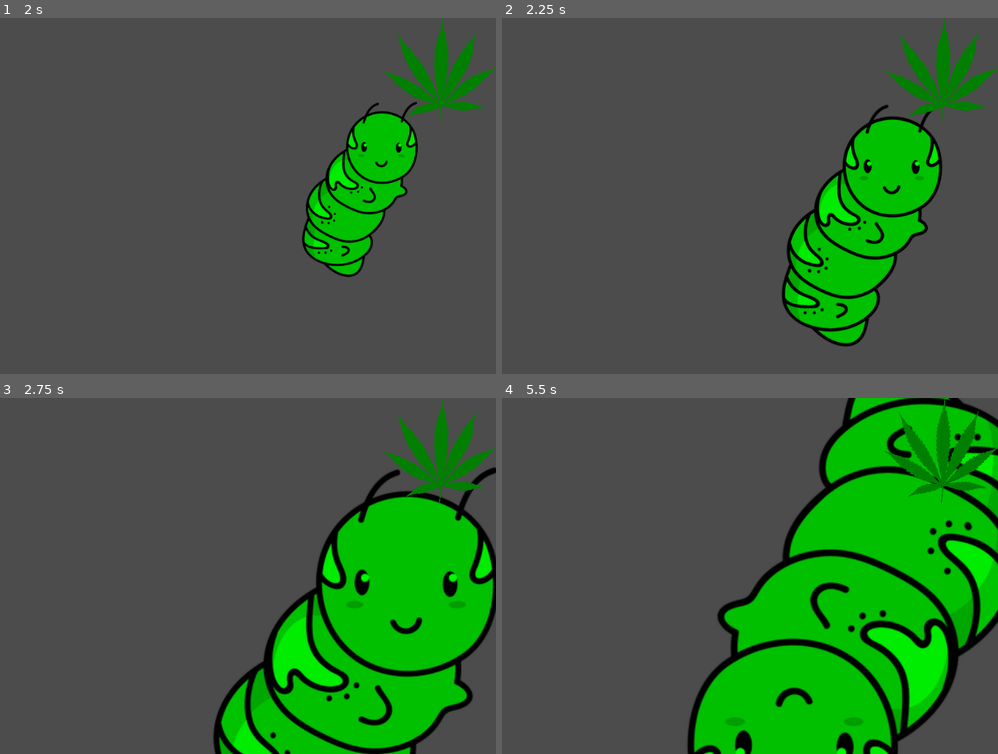
Above: before the commit, frames 1-4 (two rows, left to right).
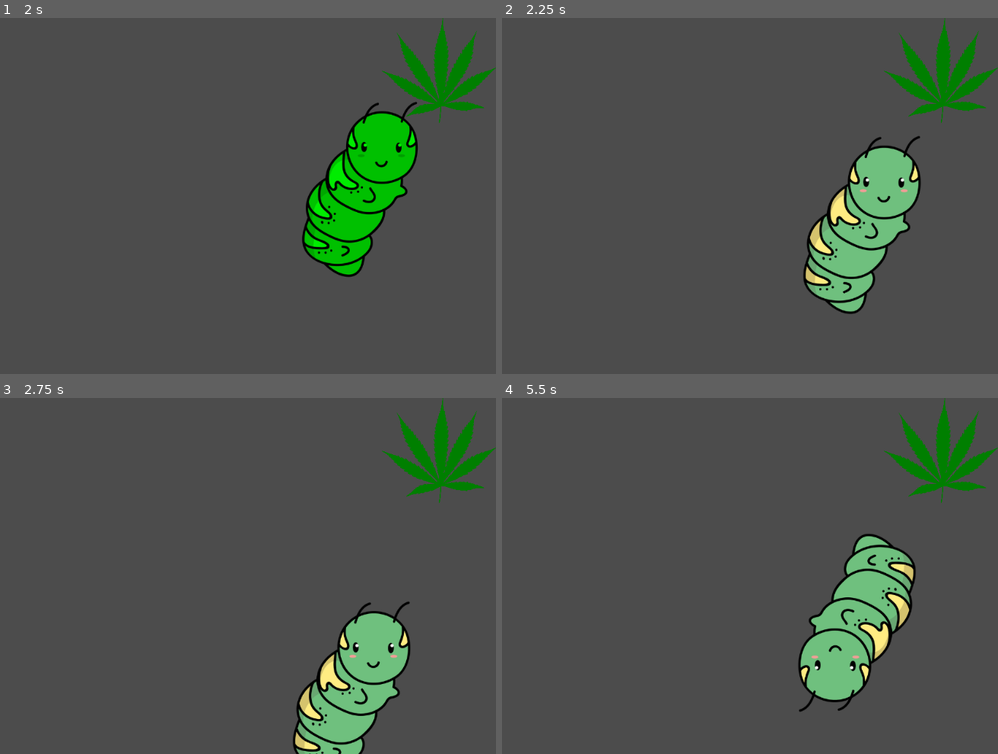
Above: after the commit, the same moments.

Repository: OperationBeans/Joc_3r_Trimestre_Pau
Game: Godot game, scene res://JOC.tscn
The game is run twice, just before and just after one commit, with the same random seed, the same clock (stepped at 60 frames per second) and the same inputs.
Inputs:
- Up to frame 1 (2 s): tap Enter at 0.5 s; hold D (mou_dreta) 0.53-1.28 s; tap W (mou_endevant) at 0.8, 1.35 s; tap S (mou_enrrere) at 1.55 s
- Up to frame 2 (2.25 s): tap Space at 2 s; hold S (mou_enrrere) from 2.03 s (still down)
- Up to frame 3 (2.75 s): keep holding S (mou_enrrere); tap A (mou_esquerra) at 2.3 s
- Up to frame 4 (5.5 s): release S (mou_enrrere) at 2.78 s; tap A (mou_esquerra) at 2.85, 5.3 s; tap D (mou_dreta) at 3.05, 4.35 s; tap Enter at 3.5 s; hold Backspace (girar_angle) 3.53-4.28 s; tap W (mou_endevant) at 3.8 s; tap S (mou_enrrere) at 4.55 s; tap Space at 5 s; hold W (mou_endevant) from 5.03 s (still down)

Frame 1 is identical in both runs. In frame 2, 12% of the frame differs, in the area x 56-89%, y 24-93%; in frame 3, 29%; in frame 4, 41%, in the area x 37-100%, y 0-100%.

Commit message:
Creació de primers moviments amb àrees de colisió

Diff:
--- /dev/null
+++ b/Cos_de_colisió.tscn
@@ -0,0 +1,22 @@
+[gd_scene load_steps=3 format=2]
+
+[ext_resource path="res://Personatge.tscn" type="PackedScene" id=1]
+
+[sub_resource type="RectangleShape2D" id=1]
+extents = Vector2( 512, 22 )
+
+[node name="Node2D" type="Node2D"]
+
+[node name="Personatge" parent="." instance=ExtResource( 1 )]
+position = Vector2( 447, 87 )
+
+[node name="Terra" type="StaticBody2D" parent="."]
+
+[node name="ColorRect" type="ColorRect" parent="Terra"]
+margin_top = 557.0
+margin_right = 1024.0
+margin_bottom = 600.0
+
+[node name="CollisionShape2D" type="CollisionShape2D" parent="Terra"]
+position = Vector2( 512, 578 )
+shape = SubResource( 1 )
--- a/Godot.gd
+++ b/Godot.gd
@@ -32,6 +32,5 @@
 		rotation_degrees += 120
 
 func _on_Personatge_area_exited(area):
-	for i in range(0,12,1):
-		modulate = Color(1,1,1)
-		scale += Vector2(0.01,0.01)
+	modulate = Color(1,1,1)
+	scale += Vector2(0.01,0.01)
--- /dev/null
+++ b/Personatge.gd
@@ -0,0 +1,20 @@
+extends KinematicBody2D
+
+var velocitat_base = 200
+var velocitat = Vector2.ZERO
+var gravetat = Vector2.DOWN * 980
+var salt = Vector2.UP * 575
+
+func _physics_process(delta):
+	rotation_degrees = 180
+	velocitat.x = 0
+	if Input.is_action_pressed("mou_dreta"):
+		velocitat += Vector2.RIGHT * velocitat_base
+	if Input.is_action_pressed("mou_esquerra"):
+		velocitat += Vector2.LEFT * velocitat_base
+	if Input.is_action_just_pressed("mou_endevant") and is_on_floor():
+		velocitat += salt
+	if Input.is_action_pressed("mou_enrrere"):
+		velocitat += Vector2.DOWN * velocitat_base
+	velocitat += gravetat * delta
+	velocitat = move_and_slide(velocitat, Vector2.UP)
--- /dev/null
+++ b/Personatge.tscn
@@ -0,0 +1,23 @@
+[gd_scene load_steps=4 format=2]
+
+[ext_resource path="res://Personatge.gd" type="Script" id=1]
+
+[sub_resource type="StreamTexture" id=2]
+flags = 4
+load_path = "res://.import/starship.png-4d2fce3d6c2494c7aa6db5599d9cfaef.stex"
+
+[sub_resource type="RectangleShape2D" id=1]
+extents = Vector2( 44, 46.5 )
+
+[node name="Personatge" type="KinematicBody2D"]
+position = Vector2( 513, 265 )
+script = ExtResource( 1 )
+
+[node name="Sprite" type="Sprite" parent="."]
+position = Vector2( -2.99988, -8 )
+scale = Vector2( 0.22875, 0.219897 )
+texture = SubResource( 2 )
+
+[node name="CollisionShape2D" type="CollisionShape2D" parent="."]
+position = Vector2( -3, -8.5 )
+shape = SubResource( 1 )
Binary file added: Green/alienGreen_climb1.png
Not shown, added: Green/alienGreen_climb1.png.import
Binary file added: Green/alienGreen_climb2.png
Not shown, added: Green/alienGreen_climb2.png.import
Binary file added: Green/alienGreen_duck.png
Not shown, added: Green/alienGreen_duck.png.import
Binary file added: Green/alienGreen_front.png
Not shown, added: Green/alienGreen_front.png.import
Binary file added: Green/alienGreen_hit.png
Not shown, added: Green/alienGreen_hit.png.import
Binary file added: Green/alienGreen_jump.png
Not shown, added: Green/alienGreen_jump.png.import
(and 17 more such lines)
